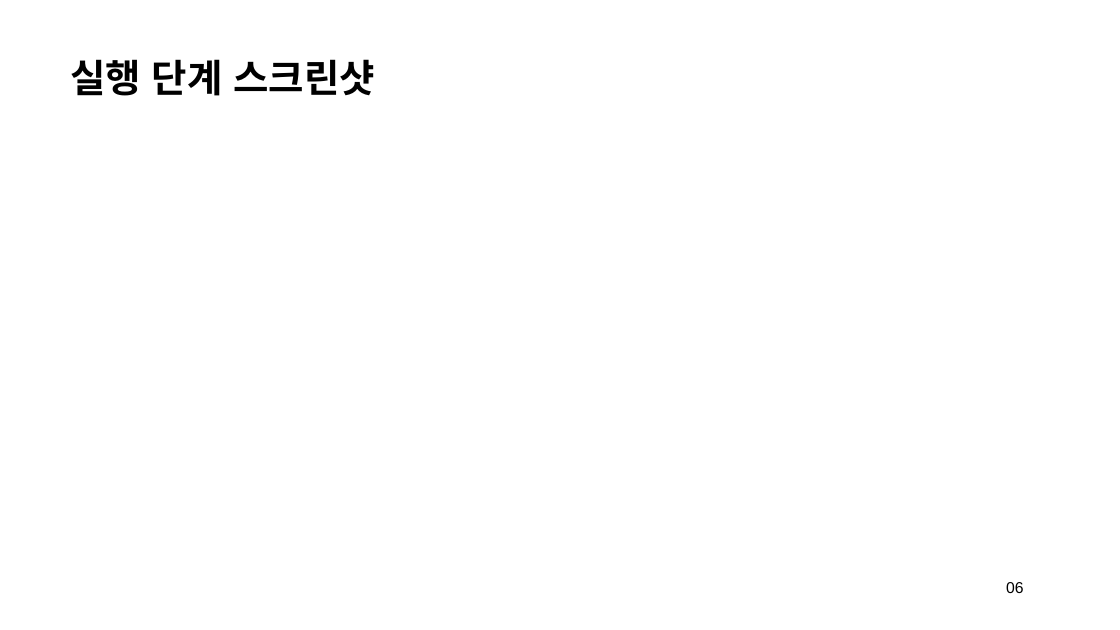
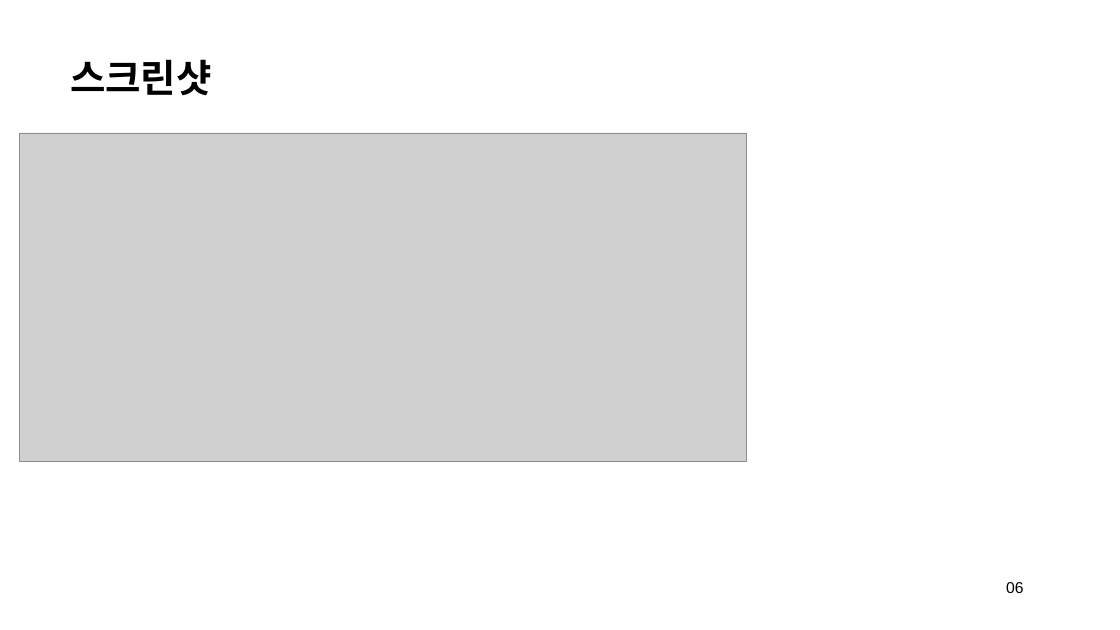
Before and after one commit to waterlemon7z/Vision-LLM-202235134, a slide deck: slide 7 of Project03/src/docs/발표자료.pptx. Drawn at 1120x630 pixels with LibreOffice and Linux fonts; fonts in the diff are those of the drawing; grey boxes stand for pictures. Boxes give left, top, right and bottom in pixels: in the first picture for what was removed or moved away, otherwise in the second. Text is boxed around its words. In the diff, an @@ line names an element or a change of style, - is before the commit and + after.

Commit message:
upload ppt pdf

```diff
--- a/Project03/src/docs/발표자료.pptx
+++ b/Project03/src/docs/발표자료.pptx
@@ text at [70, 59, 212, 96]: text changed @@
-실행 단계 스크린샷
+스크린샷
@@ picture added at [19, 133, 748, 460] @@
```
Also in this commit, not shown: 1 other file.
